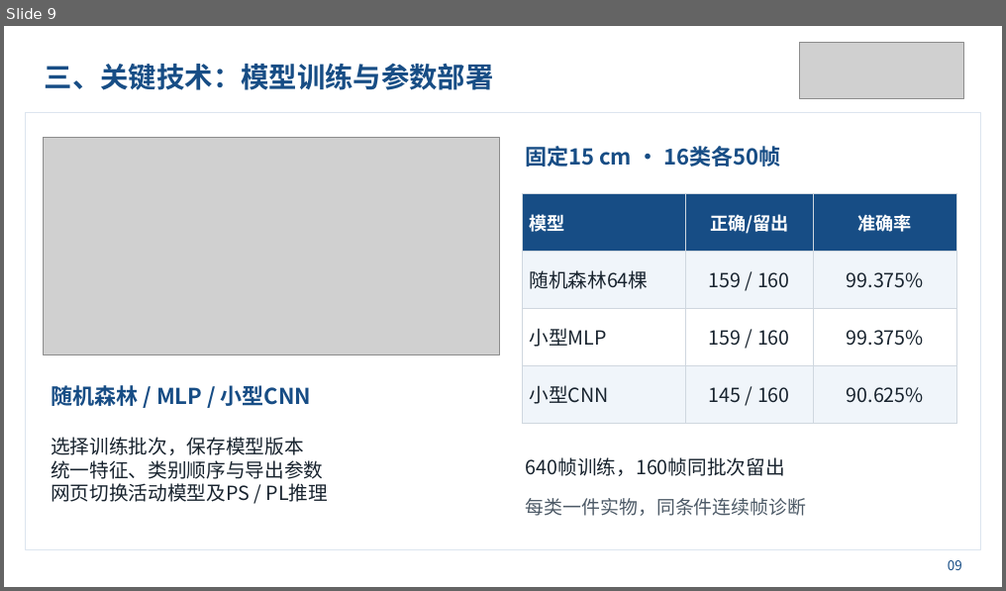
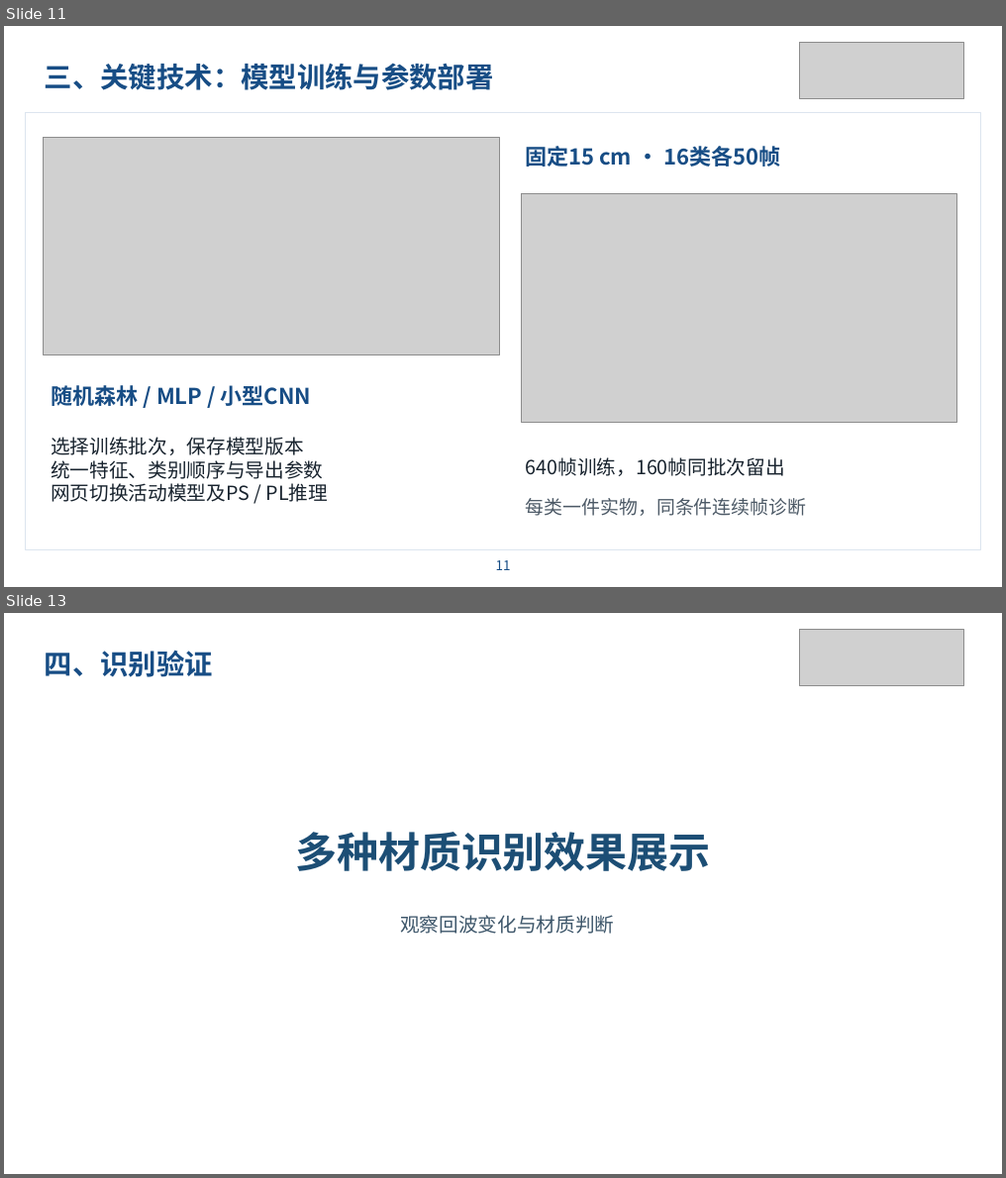
Before and after one commit to MIEMIE-mio-233/Photon-Material-Lab-FPGA-Based-Single-Photon-Material-Recognition, a slide deck: report/presentation.pptx. Shown one above the other, each under a label of ours: slide 9 before the commit, slides 11 and 13 after it; the slides between them are not shown. The pictures are 1006x591 and 1006x1178 pixels, drawn with LibreOffice and Linux fonts; fonts in the diff are those of the drawing; grey boxes stand for pictures; background and template pictures are left out. Boxes give left, top, right and bottom in pixels: in the first picture for what was removed or moved away, otherwise in the second. Text is boxed around its words. In the diff, an @@ line names an element or a change of style, - is before the commit and + after.

```diff
--- a/report/presentation.pptx
+++ b/report/presentation.pptx
@@ slide 13 added at (4, 613, 1002, 1174), background picture (left out) @@
@@ picture added at (799, 629, 963, 686) @@
@@ text added at (45, 650, 213, 677), 27 pt, text #174D85, bold @@
+四、识别验证
@@ text added at (295, 832, 711, 871), 40 pt, text #1C4E75, bold @@
+多种材质识别效果展示
@@ text added at (400, 915, 614, 934), 18.8 pt, text #3D566A @@
+观察回波变化与材质判断
@@ what was slide 9 is now slide 11 @@
@@ slide 11 changed as well @@
@@ table removed at (522, 193, 957, 423), 4 rows, 3 columns @@
-模型 | 正确/留出 | 准确率
-随机森林64棵 | 159 / 160 | 99.375%
-小型MLP | 159 / 160 | 99.375%
-小型CNN | 145 / 160 | 90.625%
@@ picture added at (522, 193, 957, 423) @@
@@ text added at (496, 561, 511, 570), 12.8 pt, text #174D85 @@
+11
@@ text removed at (947, 561, 962, 570) @@
-09
```
Also in this commit, not shown: 8 other slides changed, 3 other slides added, 2 slides removed, 1 other file.
